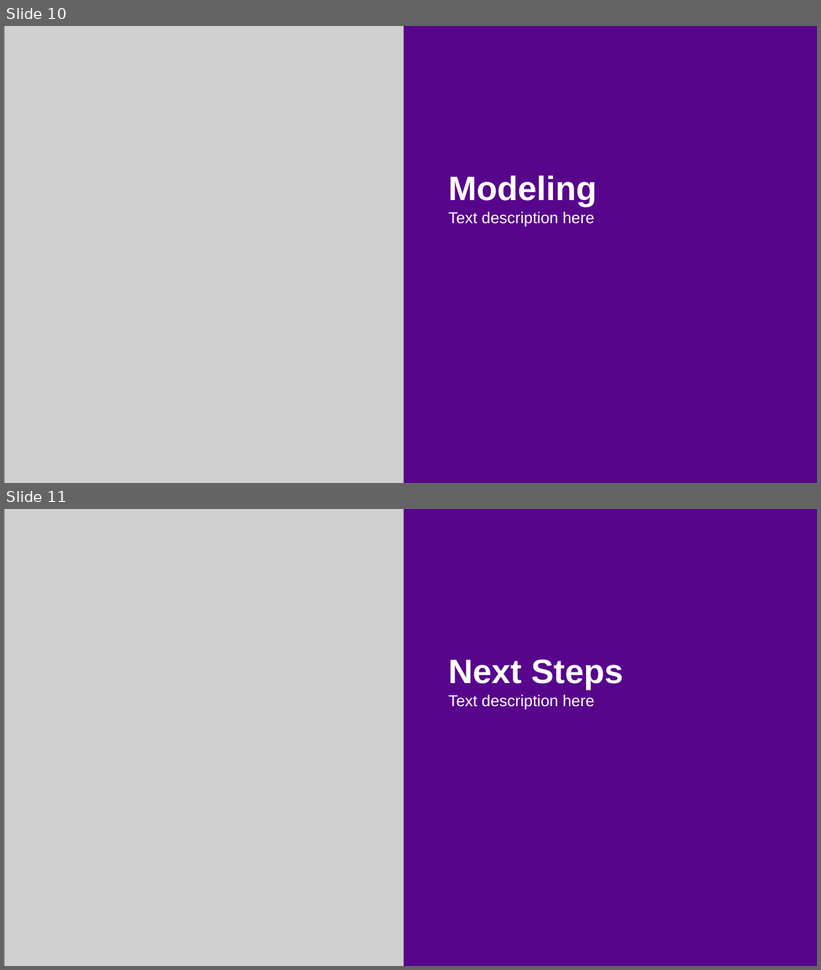
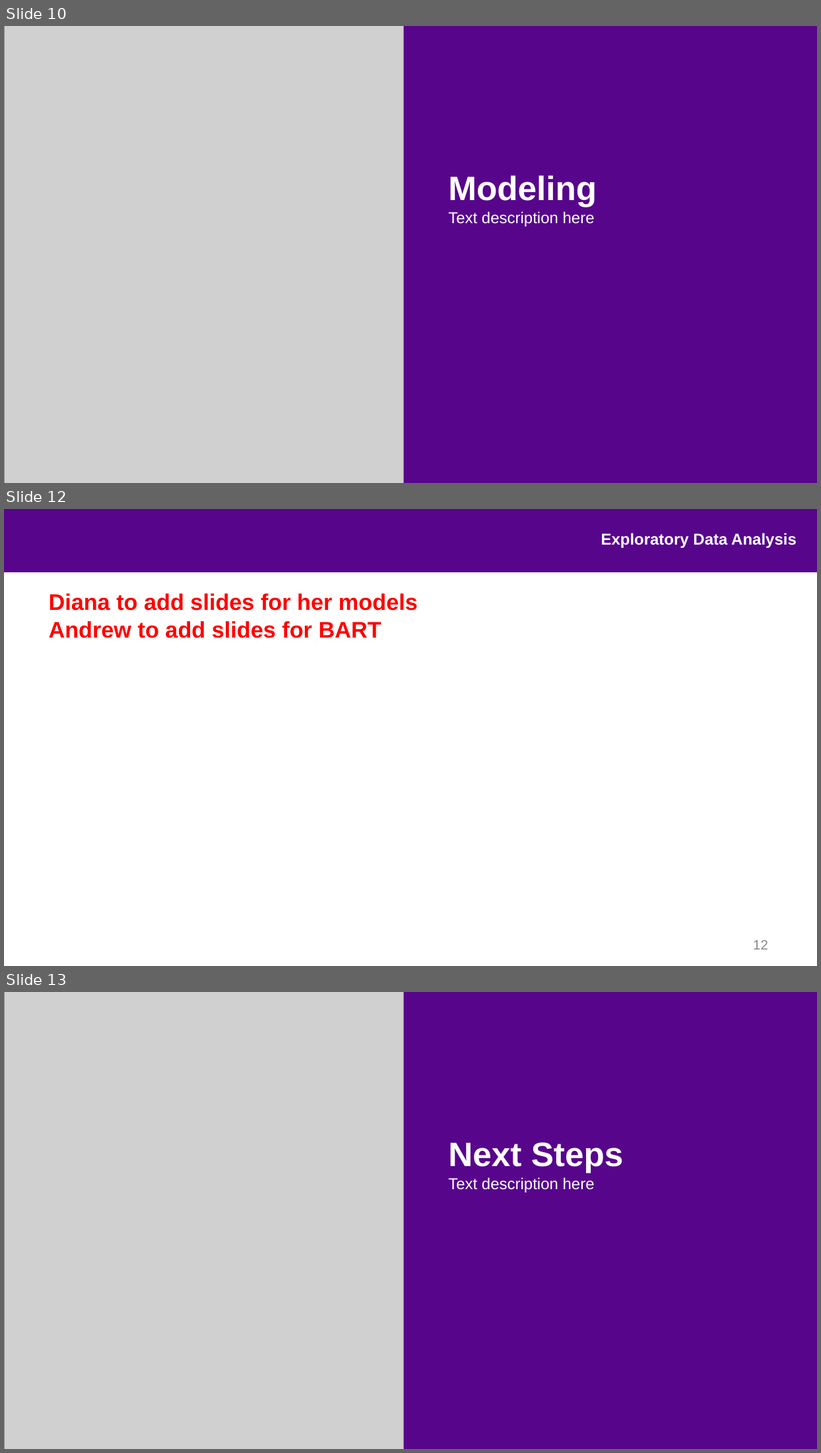
Before and after one commit to ajpag/Airbnb-Causal-Inference, a slide deck: presentation/airbnb_causal_inference.pptx. Shown one above the other, each under a label of ours: slides 10 and 11 before the commit, slides 10, 12 and 13 after it; the slides between them are not shown. The pictures are 821x970 and 821x1453 pixels, drawn with LibreOffice and Linux fonts; fonts in the diff are those of the drawing; grey boxes stand for pictures; background and template pictures are left out. Boxes give left, top, right and bottom in pixels: in the first picture for what was removed or moved away, otherwise in the second. Text is boxed around its words. In the diff, an @@ line names an element or a change of style, - is before the commit and + after.

```diff
--- a/presentation/airbnb_causal_inference.pptx
+++ b/presentation/airbnb_causal_inference.pptx
@@ slide 12 added at (4,509,817,966), background #FFFFFF @@
@@ rectangle added at (4,509,817,572), fill #57068C @@
@@ text added at (601,533,797,548), 14 pt, text #FFFFFF, bold @@
+Exploratory Data Analysis
@@ text added at (49,593,418,638), 20 pt, text #FF0000, bold @@
+Diana to add slides for her models
+Andrew to add slides for BART
@@ page number added at (753,941,768,950), 12 pt, text #898989 @@
+12
@@ what was slide 11 is now slide 13 @@
```
Also in this commit, not shown: 2 slides changed, 1 other slide added, 1 other file.
